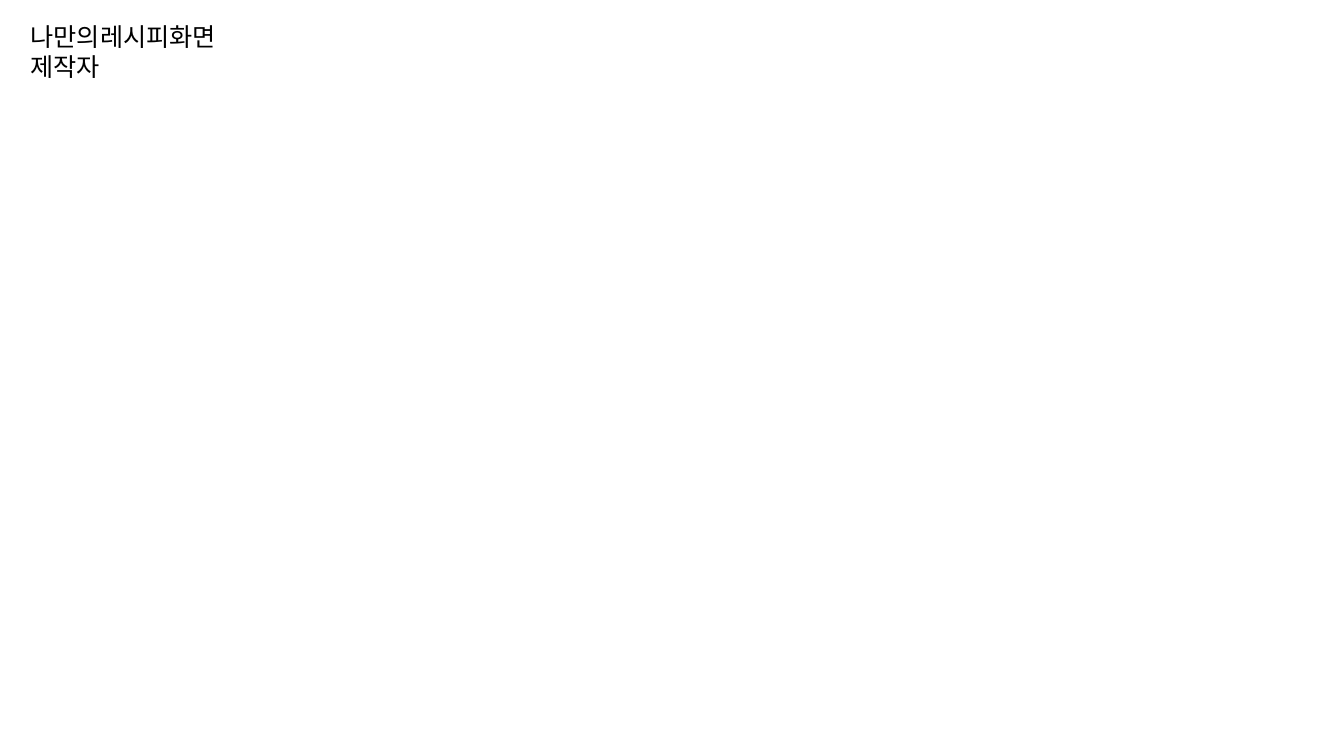
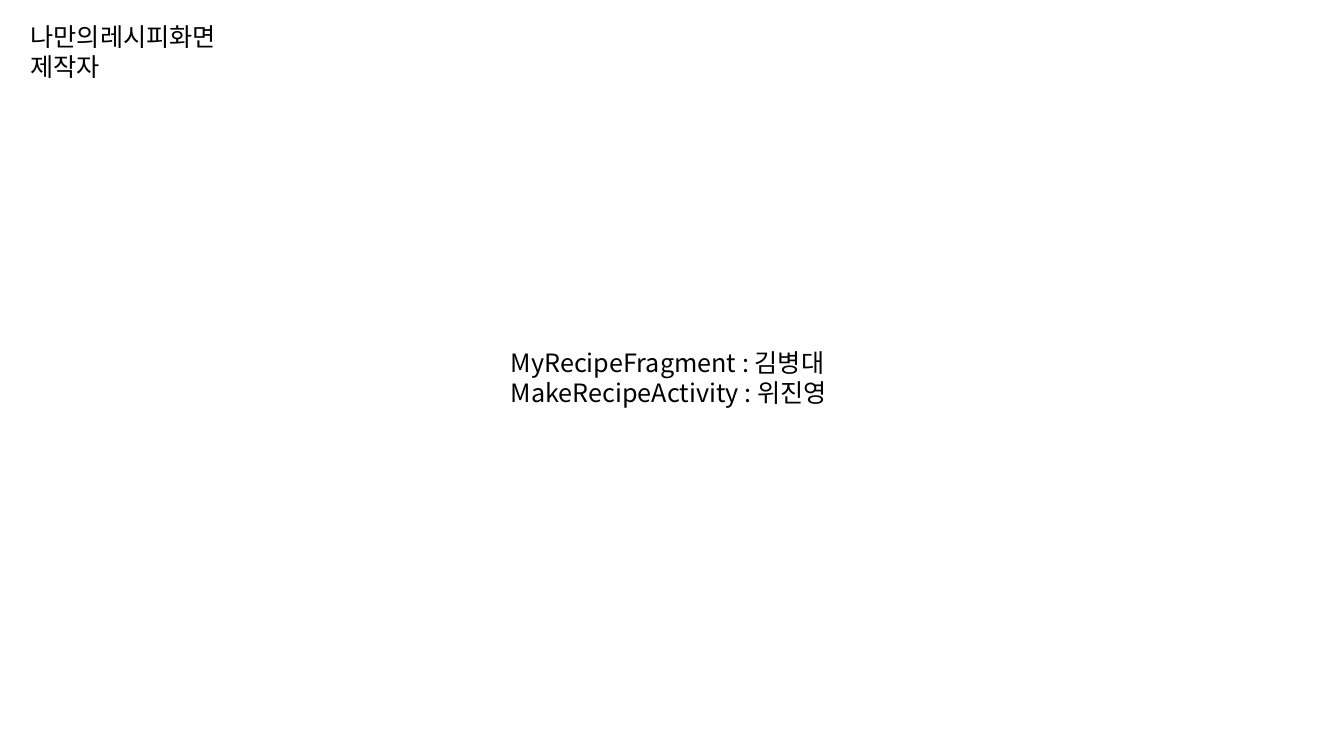
Before and after one commit to byungmeo/CockFit, a slide deck: slide 35 of Documents/4.제작보고서/제작보고서 자료.pptx. Drawn at 1344x756 pixels with LibreOffice and Linux fonts; fonts in the diff are those of the drawing. Boxes give left, top, right and bottom in pixels: in the first picture for what was removed or moved away, otherwise in the second. Text is boxed around its words. In the diff, an @@ line names an element or a change of style, - is before the commit and + after.

```diff
--- a/Documents/4.제작보고서/제작보고서 자료.pptx
+++ b/Documents/4.제작보고서/제작보고서 자료.pptx
@@ text added at [511,351,827,408], 18 pt, text #000000 @@
+MyRecipeFragment : 김병대
+MakeRecipeActivity : 위진영
```
Also in this commit, not shown: 2 other slides changed, 4 slides added, 1 slide removed.
